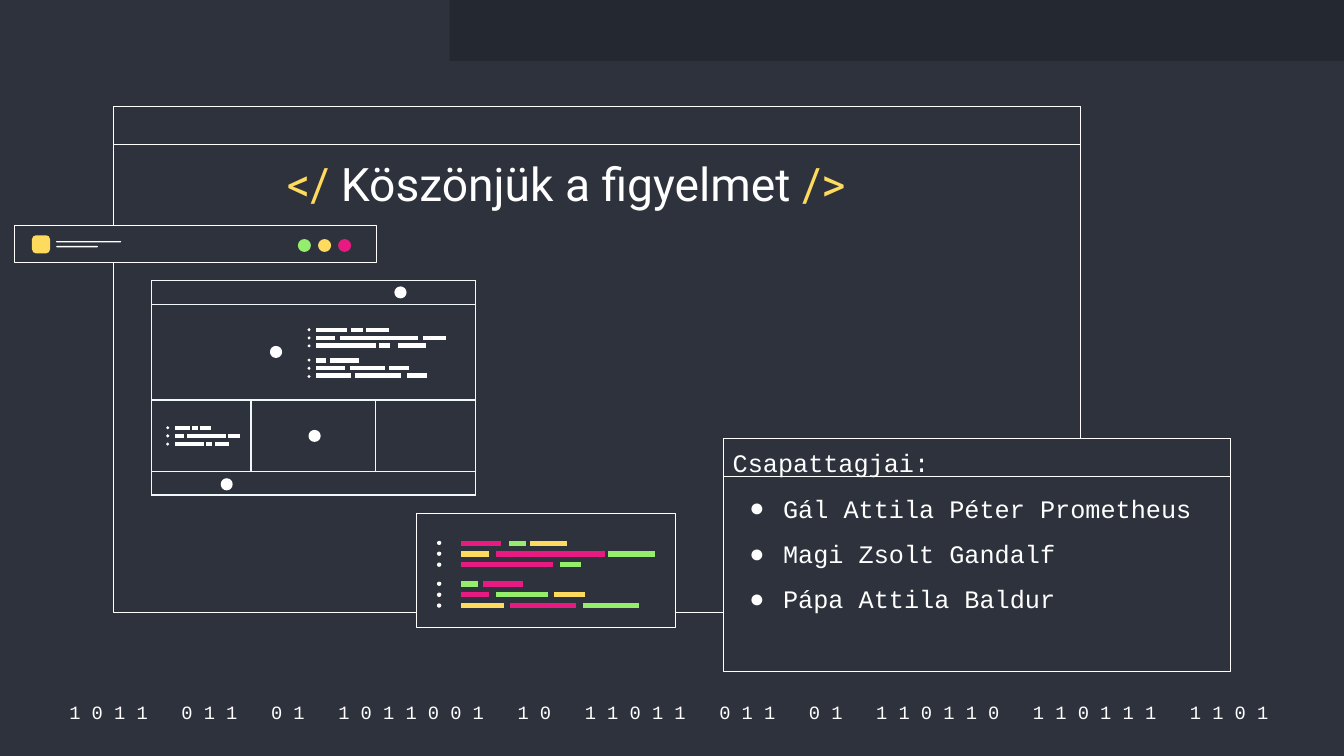
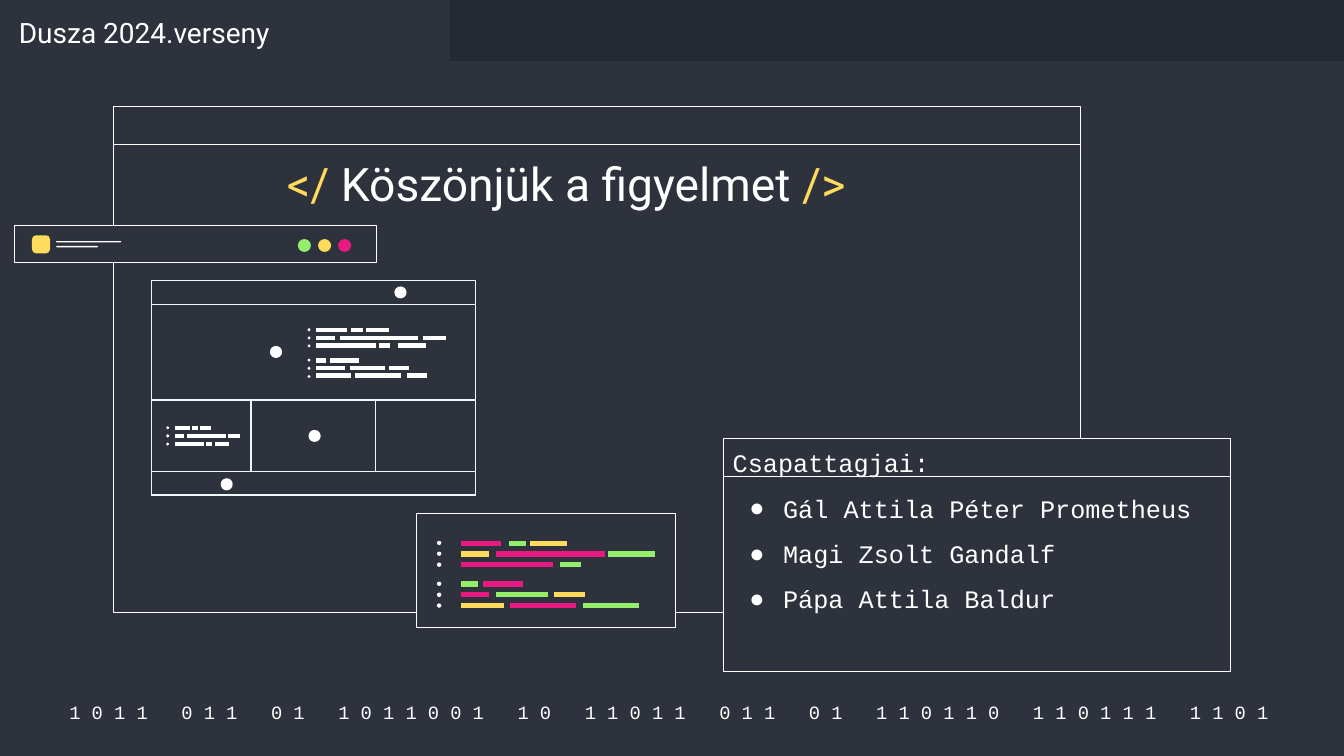
Before and after one commit to Acsilaa/dusza2024-25, a slide deck: slide 14 of Hell yeah ppt.pptx (slide 13 before the commit). Drawn at 1344x756 pixels with LibreOffice and Linux fonts; fonts in the diff are those of the drawing. Boxes give left, top, right and bottom in pixels: in the first picture for what was removed or moved away, otherwise in the second. Text is boxed around its words. In the diff, an @@ line names an element or a change of style, - is before the commit and + after.

```diff
--- a/Hell yeah ppt.pptx
+++ b/Hell yeah ppt.pptx
@@ text added at (19, 23, 269, 49), 20 pt, text #FFFFFF @@
+Dusza 2024.verseny
```
Also in this commit, not shown: 3 other slides changed, 1 slide added, 1 other file.
